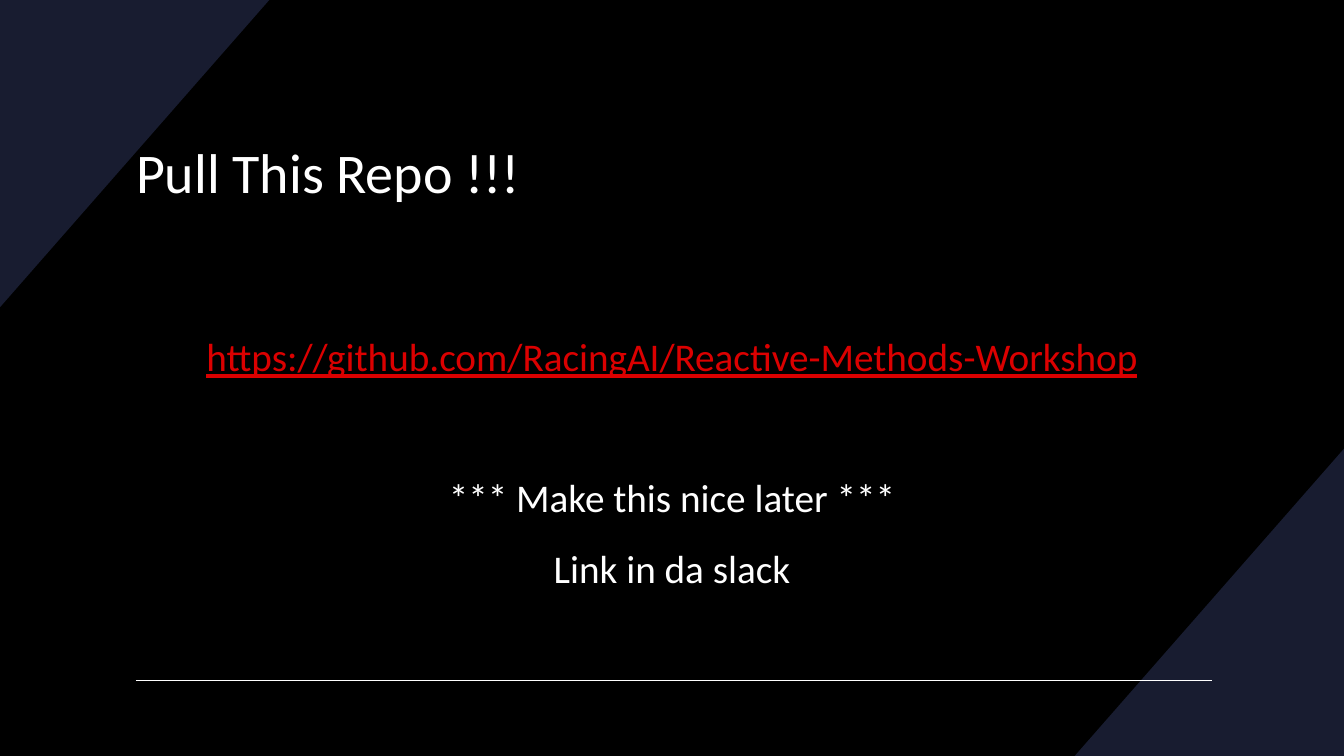
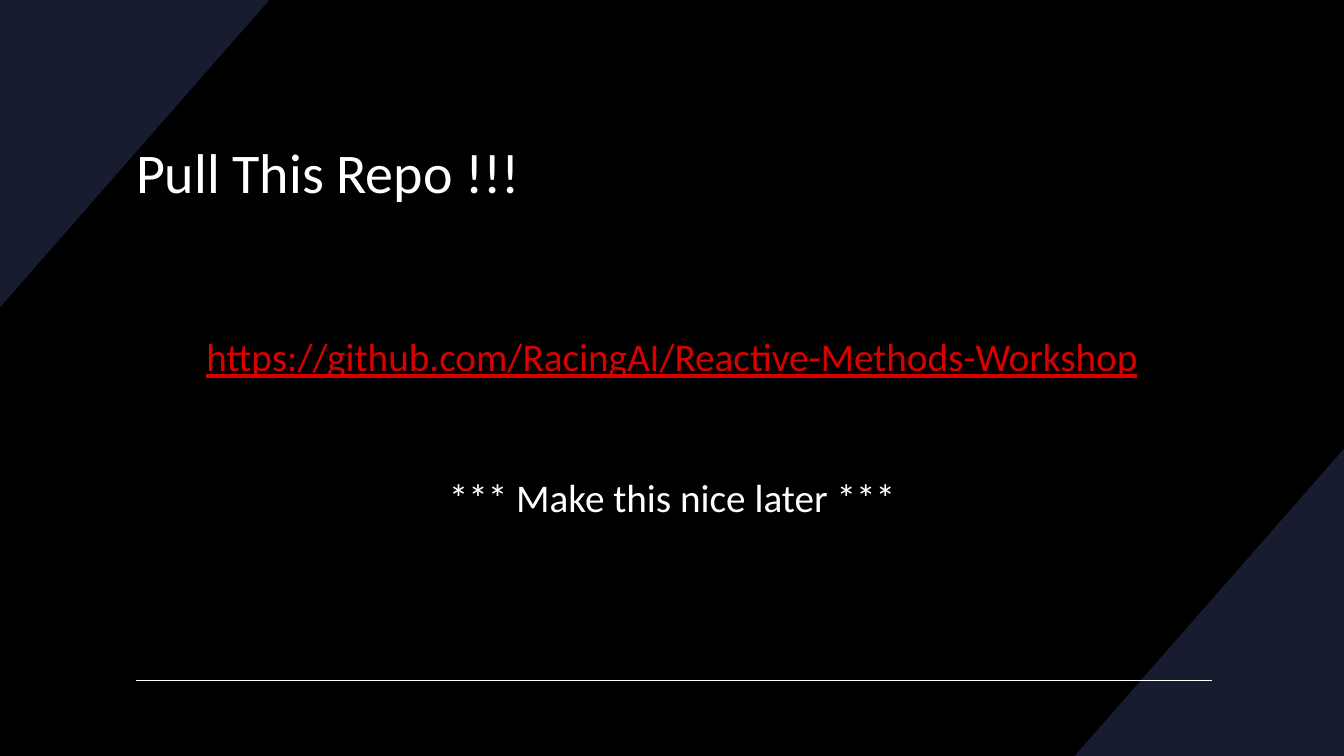
Before and after one commit to RacingAI/Reactive-Methods-Workshop, a slide deck: slide 2 of Disparity_Extender.pptx. Drawn at 1344x756 pixels with LibreOffice and Linux fonts; fonts in the diff are those of the drawing. Boxes give left, top, right and bottom in pixels: in the first picture for what was removed or moved away, otherwise in the second. Text is boxed around its words. In the diff, an @@ line names an element or a change of style, - is before the commit and + after.

```diff
--- a/Disparity_Extender.pptx
+++ b/Disparity_Extender.pptx
@@ text at (554,555,790,584): paragraph removed @@
-Link in da slack
```
Also in this commit, not shown: 3 other slides changed, 3 slides added.
